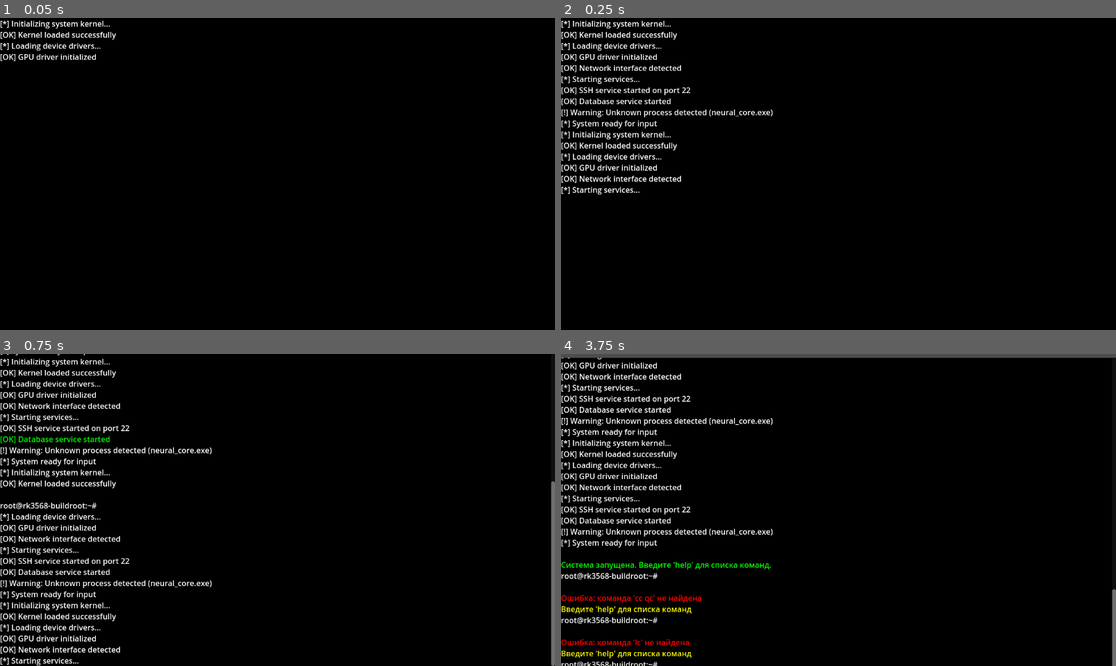
Above: before the commit, frames 1-4 (two rows, left to right).
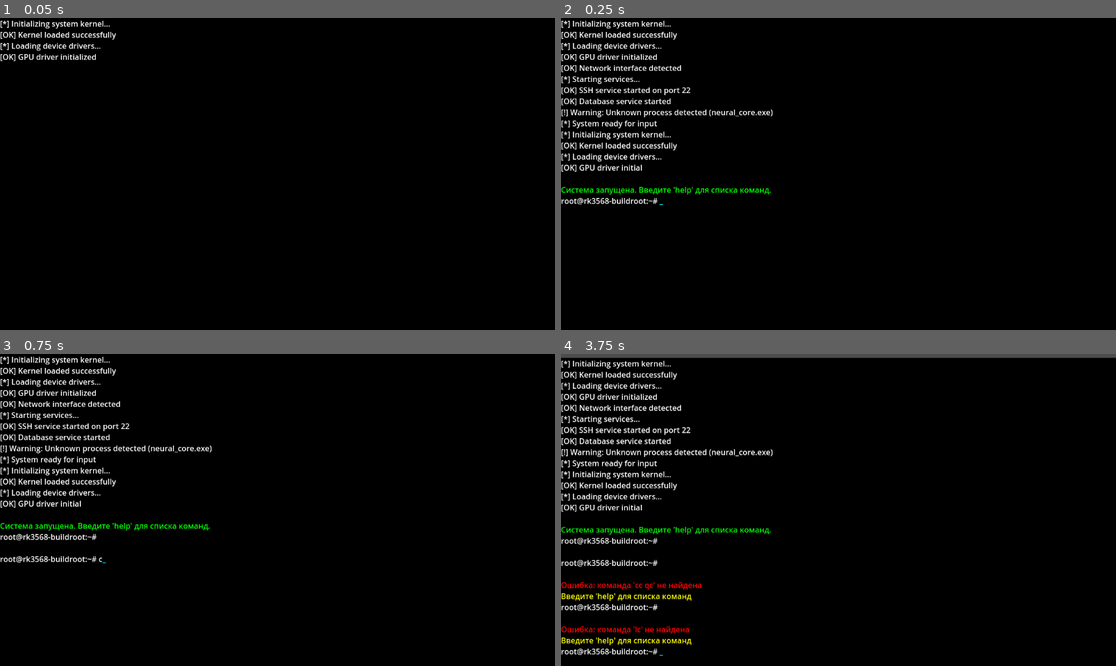
Above: after the commit, the same moments.

Repository: MrSurrf/Musor_game_first
Game: Godot game, scene res://Terminal_2.tscn
Two runs of this game, one before a commit and one after it. Both use one fixed random seed, a clock stepped at 60 frames per second and the inputs below.
Inputs:
- Up to frame 1 (0.05 s): no input
- Up to frame 2 (0.25 s): no input
- Up to frame 3 (0.75 s): tap Enter at 0.5 s; tap C at 0.6 s
- Up to frame 4 (3.75 s): tap C at 1.35, 2.3, 3.05 s; tap Space at 2, 3.5 s; tap Q at 2.1 s; tap Enter at 2.75, 3.6 s; tap L at 2.85 s

Frame 1 is identical in both runs. In frame 2, 1.0% of the frame differs, in the area x 0-38%, y 46-60%; in frame 3, 8.0%; in frame 4, 9.2%, in the area x 0-100%, y 1-100%.

Commit message:
добавил флеш и топ

Diff:
--- a/commands.gd
+++ b/commands.gd
@@ -46,14 +46,16 @@
 var top_active = false
 
 func cmd_top(terminal):
-	# terminal.change_background_color(Color(0.0, 0.3, 0.0))
-	terminal.append_terminal("[color=lime]Список процессов (нажми Q для выхода):[/color]")
-	terminal.append_terminal("PID  USER    CPU%  MEM%  COMMAND")
+	# terminal.append_terminal("[color=lime]Список процессов (нажми Q для выхода):[/color]")
+	# terminal.append_terminal("PID  USER    CPU%  MEM%  COMMAND")
+
+	# Сохраняем позицию, где начинаются данные top
+	var history_before_top = terminal.terminal_text
 
 	top_active = true
 	var iteration = 0
 
-	while top_active and iteration < 30:
+	while top_active:
 		var cpu1 = randf_range(0.1, 5.0)
 		var mem1 = randf_range(0.3, 2.0)
 		var cpu2 = randf_range(10.0, 25.0)
@@ -61,9 +63,12 @@
 		var cpu3 = randf_range(1.0, 5.0)
 		var mem3 = randf_range(5.0, 12.0)
 
-		# terminal.terminal.clear()
-		# terminal.terminal_text = ""  # Также очищаем буфер
-
+		# Восстанавливаем историю и добавляем новые данные
+		terminal.terminal_text = history_before_top
+		terminal.terminal.clear()
+		# terminal.append_terminal(history_before_top)
+		terminal.append_terminal("[color=lime]Список процессов:[/color]")
+		terminal.append_terminal("PID  USER    CPU%  MEM%  COMMAND")
 		terminal.append_terminal("1    root     %.1f   %.1f  /sbin/init" % [cpu1, mem1])
 		terminal.append_terminal("42   ai_core  %.1f   %.1f  neural_process" % [cpu2, mem2])
 		terminal.append_terminal("127  system   %.1f   %.1f  consciousness.exe" % [cpu3, mem3])
@@ -73,6 +78,9 @@
 		await terminal.get_tree().create_timer(0.5).timeout
 
 	terminal.append_terminal("[color=yellow]Выход из режима top[/color]")
+	terminal.current_command = ""
+	terminal.append_terminal(terminal.prompt)
+	terminal.update_terminal_display()
 
 
 func cmd_ls(terminal):
@@ -106,8 +114,6 @@
 
 	# Устанавливаем позицию и размер flash_overlay на весь экран
 	flash.set_anchors_preset(Control.PRESET_FULL_RECT)
-
-
 	# Делаем вспышку видимой
 	flash.color = Color(1.0, 1.0, 1.0, 1.0)
 	# terminal.append_terminal("[color=black]⚡ FLASH BANG ⚡[/color]")
--- a/control_2.gd
+++ b/control_2.gd
@@ -89,6 +89,12 @@
 			append_terminal(prompt)
 			get_viewport().set_input_as_handled()
 
+		if event.ctrl_pressed and event.keycode == KEY_C:
+			if command_handler.top_active:
+				command_handler.top_active = false
+				get_viewport().set_input_as_handled()
+				return
+
 		match event.keycode:
 			KEY_ESCAPE:
 				if mc_mode:
Not shown, changed: assets/logs.txt
